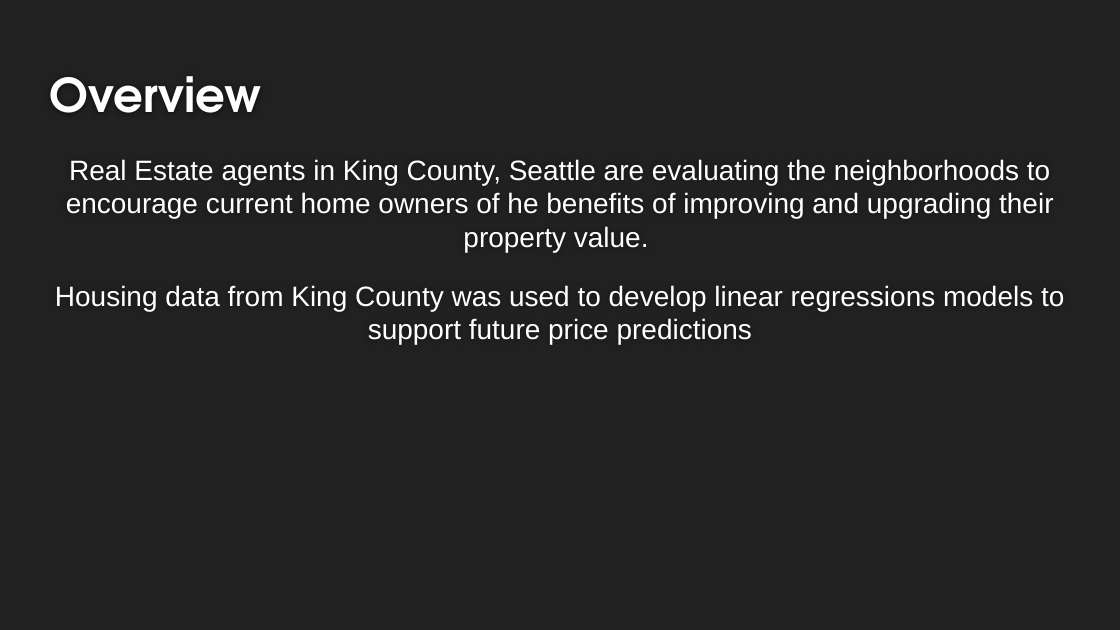
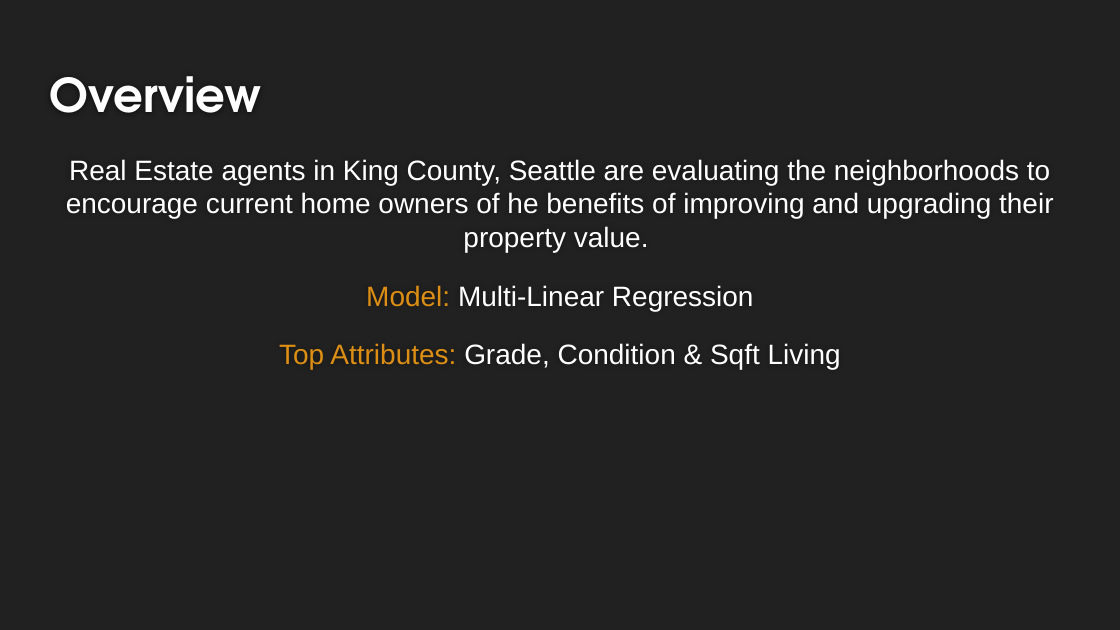
Before and after one commit to Dmvinedata/dsc-phase-2-project-v2-3, a slide deck: slide 2 of Phase2_Project_Presentation_DJackson.pptx. Drawn at 1120x630 pixels with LibreOffice and Linux fonts; fonts in the diff are those of the drawing. Boxes give left, top, right and bottom in pixels: in the first picture for what was removed or moved away, otherwise in the second. Text is boxed around its words. In the diff, an @@ line names an element or a change of style, - is before the commit and + after.

```diff
--- a/Phase2_Project_Presentation_DJackson.pptx
+++ b/Phase2_Project_Presentation_DJackson.pptx
@@ text at (x1=279, y1=285, x2=841, y2=369): text changed @@
-Housing data from King County was used to develop linear regressions models to support future price predictions
+Model: Multi-Linear Regression
+Top Attributes: Grade, Condition & Sqft Living
```
Also in this commit, not shown: 6 other slides changed, 3 slides added, 2 slides removed, 9 other files.
